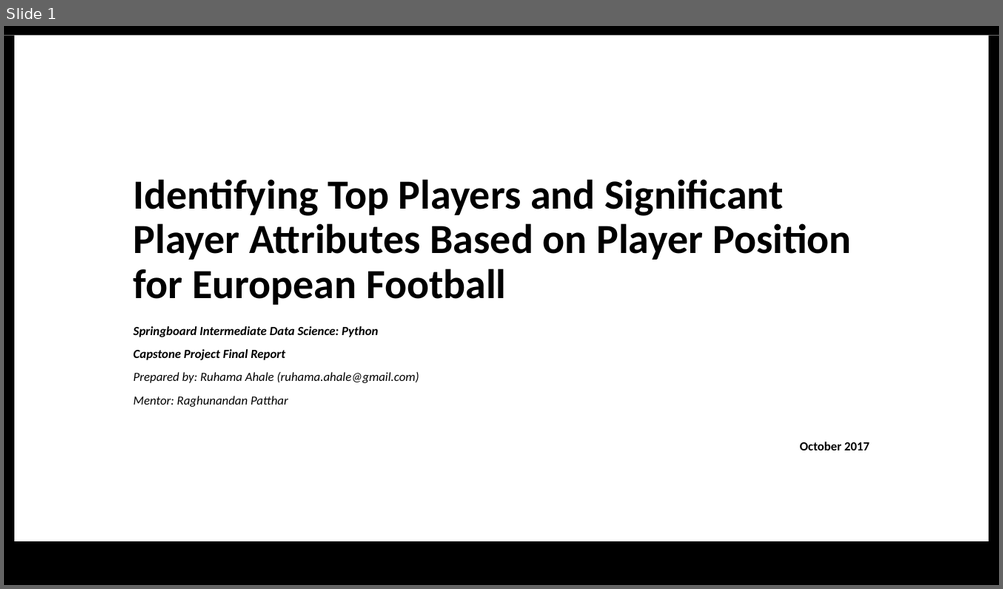
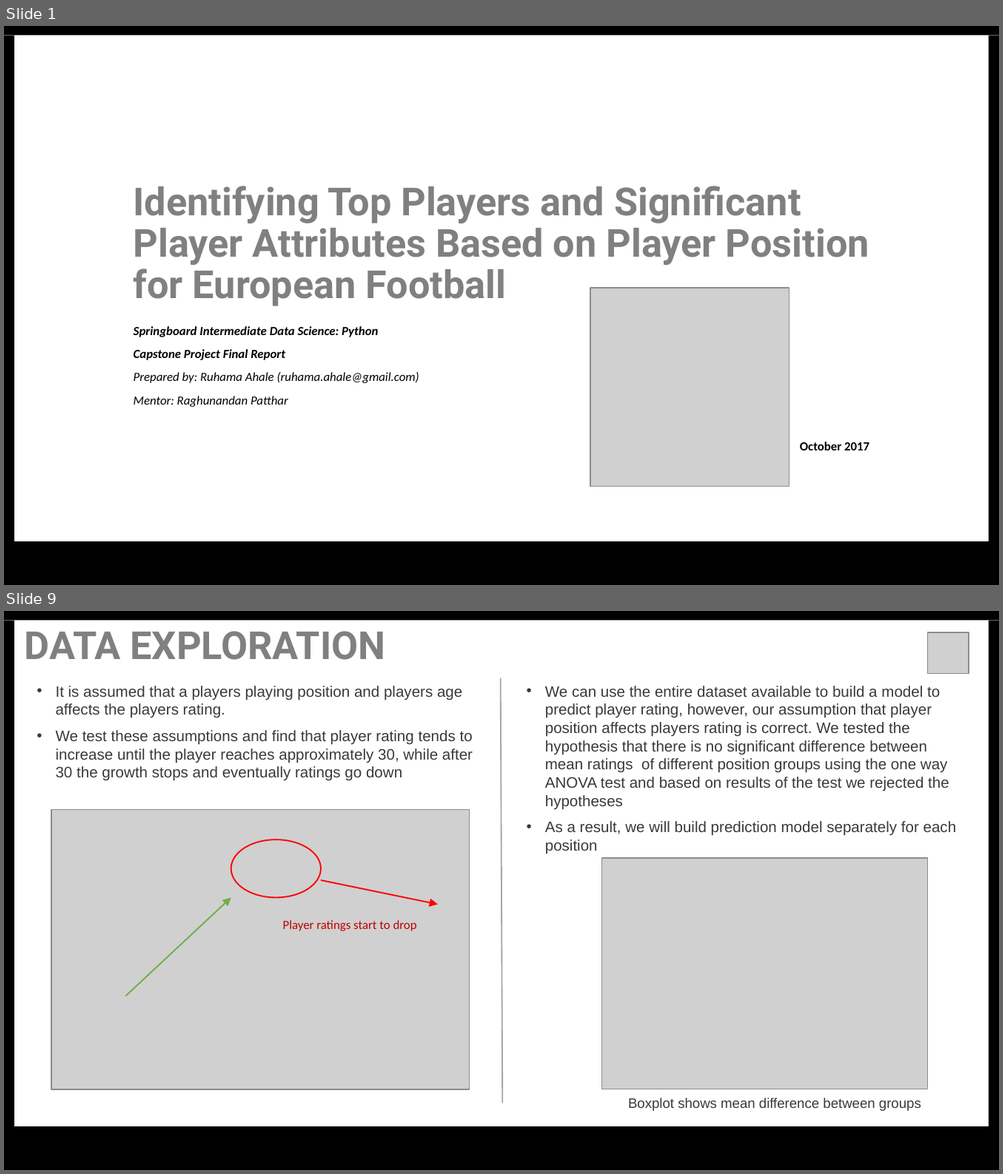
Before and after one commit to ruhama-ahale/soccer_project, a slide deck: Capstone_Final_Report/capstone_project_slide_soccer.pptx. Shown one above the other, each under a label of ours: slide 1 before the commit, slides 1 and 9 after it; the slides between them are not shown. The pictures are 1003x589 and 1003x1174 pixels, drawn with LibreOffice and Linux fonts; fonts in the diff are those of the drawing; grey boxes stand for pictures. Boxes give left, top, right and bottom in pixels: in the first picture for what was removed or moved away, otherwise in the second. Text is boxed around its words. In the diff, an @@ line names an element or a change of style, - is before the commit and + after.

```diff
--- a/Capstone_Final_Report/capstone_project_slide_soccer.pptx
+++ b/Capstone_Final_Report/capstone_project_slide_soccer.pptx
@@ slide 9 added at (4, 611, 999, 1170), background #FFFFFF; not listed: 4 template elements that a slide beside it also shows @@
@@ text added at (25, 631, 385, 660), 28 pt, text #808080, bold @@
+DATA EXPLORATION
@@ picture added at (927, 633, 967, 674) @@
@@ text added at (56, 686, 472, 781), 11 pt, text #3B3838 @@
+• It is assumed that a players playing position and players age affects the players rating.
+• We test these assumptions and find that player rating tends to increase until the player reaches approximately 30, while after 30 the growth stops and eventually ratings go down
@@ line added from (501, 678) to (502, 1103), #A7A7A7 1 pt @@
@@ text added at (545, 686, 956, 854), 11 pt, text #3B3838 @@
+• We can use the entire dataset available to build a model to predict player rating, however, our assumption that player position affects players rating is correct. We tested the hypothesis that there is no significant difference between mean ratings of different position groups using the one way ANOVA test and based on results of the test we rejected the hypotheses
+• As a result, we will build prediction model separately for each position
@@ picture added at (602, 857, 927, 1089) @@
@@ group added at (52, 810, 469, 1091): 2 arrows, 1 picture, 1 ellipse, 1 text @@
+Player ratings start to drop
@@ text added at (628, 1098, 921, 1111), 10 pt, text #3B3838 @@
+Boxplot shows mean difference between groups
@@ slide 1 changed as well @@
@@ title "Identifying Top Players and Significant ..." at (134, 186, 869, 306): size 30 to 28 pt, font Calibri to Roboto, text colour #000000 to #808080 @@
@@ picture added at (590, 287, 788, 486) @@
```
Also in this commit, not shown: 4 other slides changed, 21 other slides added, 6 slides removed, 10 other files.
